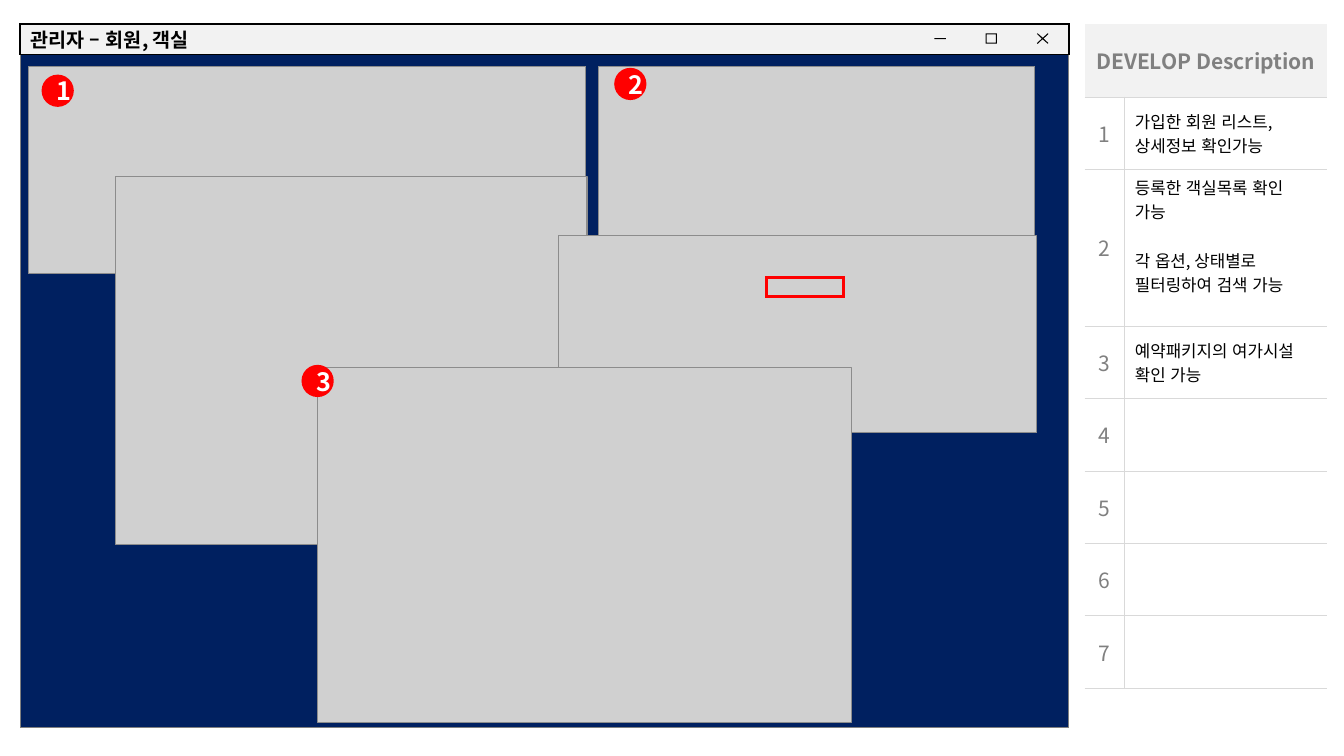
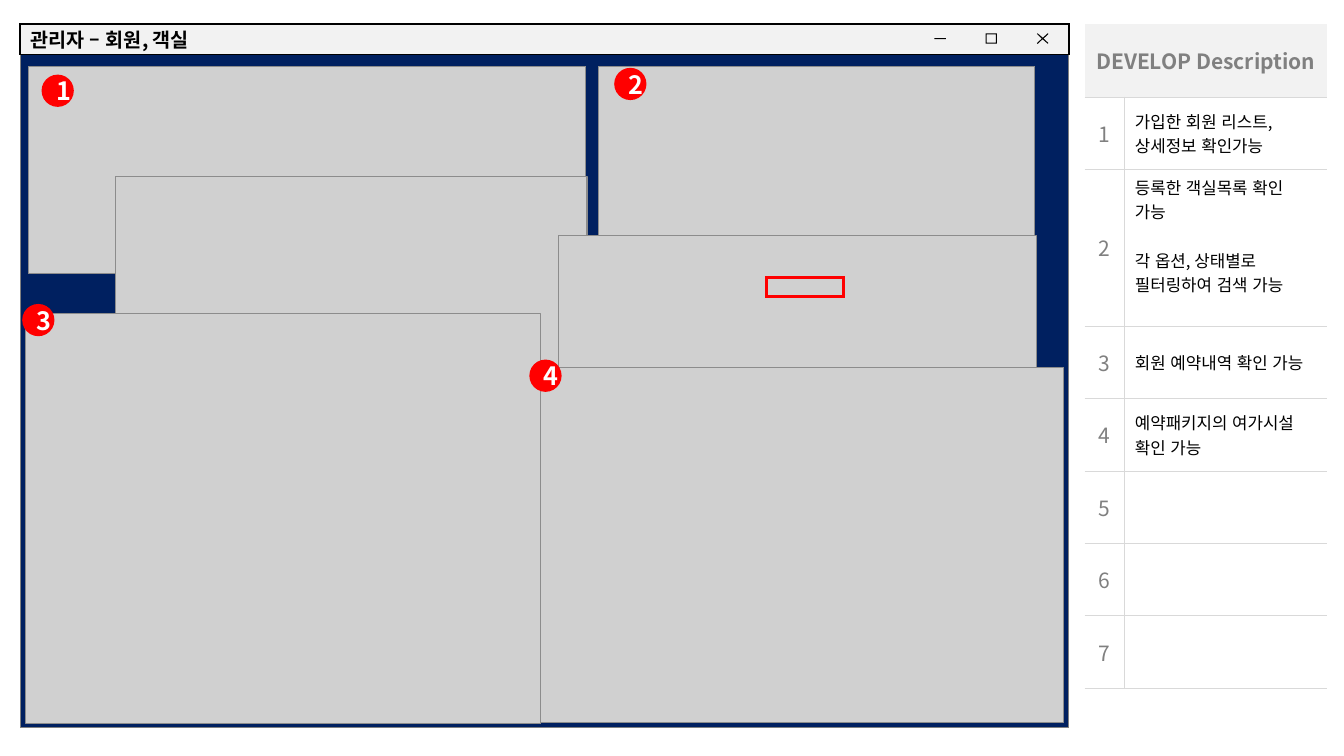
Before and after one commit to dojh555/hotelDelluna, a slide deck: slide 31 of ppt/ppt_hotelDelluna.pptx. Drawn at 1344x756 pixels with LibreOffice and Linux fonts; fonts in the diff are those of the drawing; grey boxes stand for pictures. Boxes give left, top, right and bottom in pixels: in the first picture for what was removed or moved away, otherwise in the second. Text is boxed around its words. In the diff, an @@ line names an element or a change of style, - is before the commit and + after.

```diff
--- a/ppt/ppt_hotelDelluna.pptx
+++ b/ppt/ppt_hotelDelluna.pptx
@@ table at box(1085, 24, 1327, 665) @@
-row 4, column 2: 예약패키지의 여가시설 확인 가능
+row 4, column 2: 회원 예약내역 확인 가능
-row 5, column 2: 
+row 5, column 2: 예약패키지의 여가시설 확인 가능
@@ ellipse "3": place and size @@
-ellipse "3" at box(301, 365, 334, 397)
+ellipse "3" at box(22, 304, 54, 337)
@@ picture added at box(26, 314, 541, 724) @@
@@ ellipse added at box(529, 360, 562, 392), fill #FF0000, 18 pt, text #FFFFFF, bold @@
+4
@@ picture: place and size @@
-picture at box(318, 367, 852, 723)
+picture at box(530, 367, 1065, 723)
```
Also in this commit, not shown: 1 other slide changed, 4 other files.
